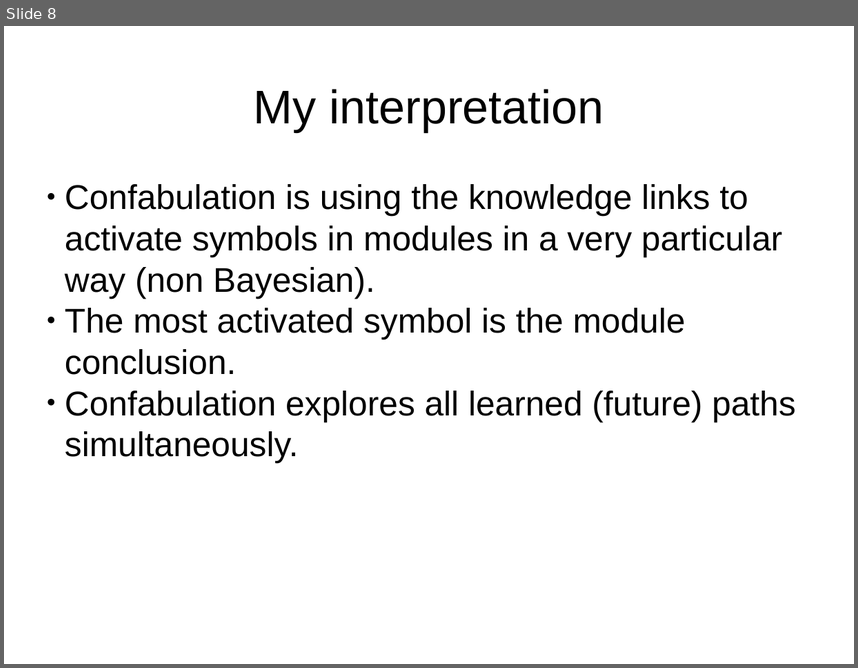
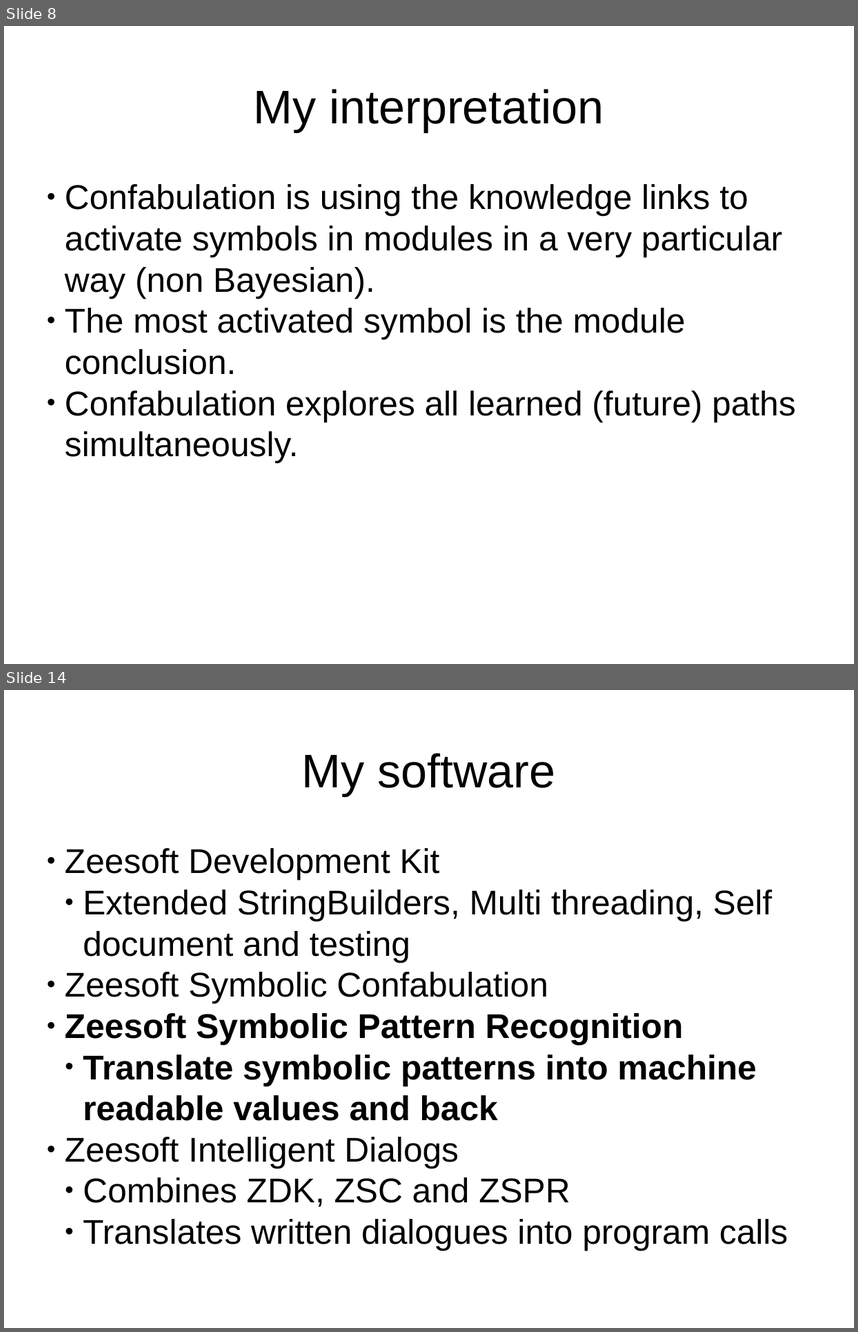
Before and after one commit to DyzLecticus/Zeesoft, a slide deck: V3.0/doc/Zeesoft Open Source Artificial Cognition.odp. Shown one above the other, each under a label of ours: slide 8 before the commit, slides 8 and 14 after it; the slides between them are not shown. The pictures are 858x668 and 858x1332 pixels, drawn with LibreOffice and Linux fonts; fonts in the diff are those of the drawing. Boxes give left, top, right and bottom in pixels: in the first picture for what was removed or moved away, otherwise in the second. Text is boxed around its words. In the diff, an @@ line names an element or a change of style, - is before the commit and + after.

Commit message:
Improved pattern manager interface
Improved documentation

```diff
--- a/V3.0/doc/Zeesoft Open Source Artificial Cognition.odp
+++ b/V3.0/doc/Zeesoft Open Source Artificial Cognition.odp
@@ slide 14 added at bbox=[4, 690, 854, 1328], background #FFFFFF @@
@@ title added at bbox=[302, 753, 556, 796], 44 pt, text #000000 @@
+My software
@@ subtitle added at bbox=[65, 848, 788, 1250], 32 pt, text #000000 @@
+● Zeesoft Development Kit
+  ● Extended StringBuilders, Multi threading, Self document and testing
+● Zeesoft Symbolic Confabulation
+● Zeesoft Symbolic Pattern Recognition
+  ● Translate symbolic patterns into machine readable values and back
+● Zeesoft Intelligent Dialogs
+  ● Combines ZDK, ZSC and ZSPR
+  ● Translates written dialogues into program calls
```
Also in this commit, not shown: 2 slides changed, 6 other slides added, 3 other files.
